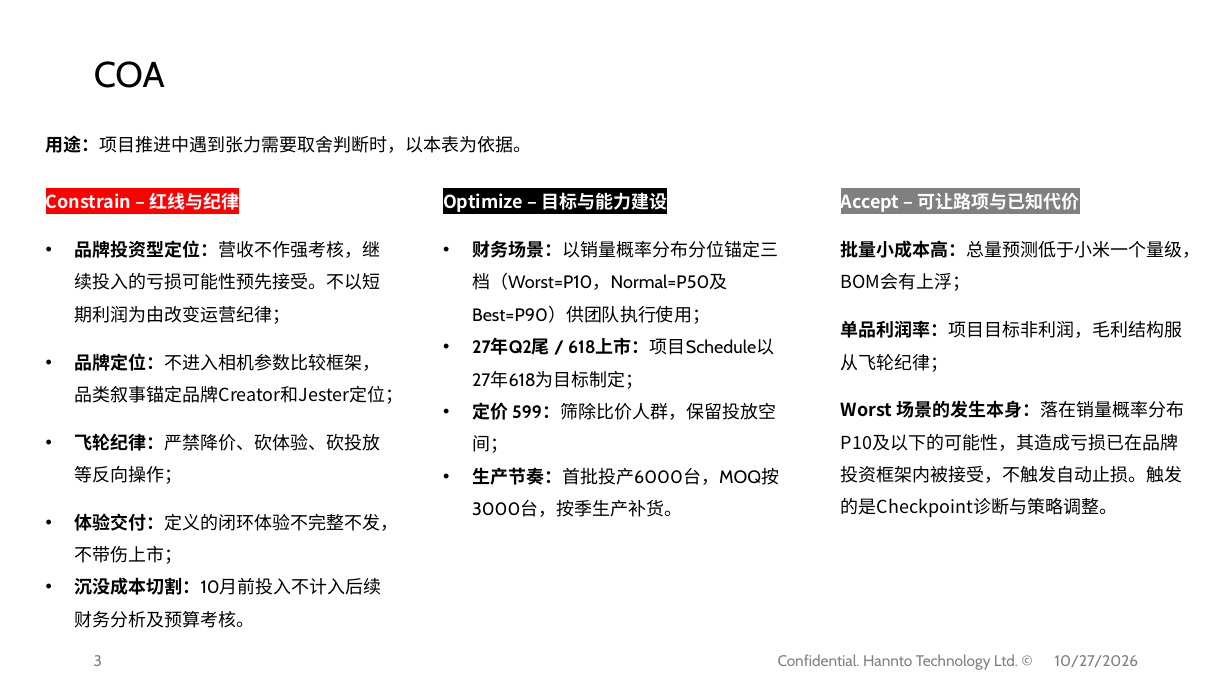
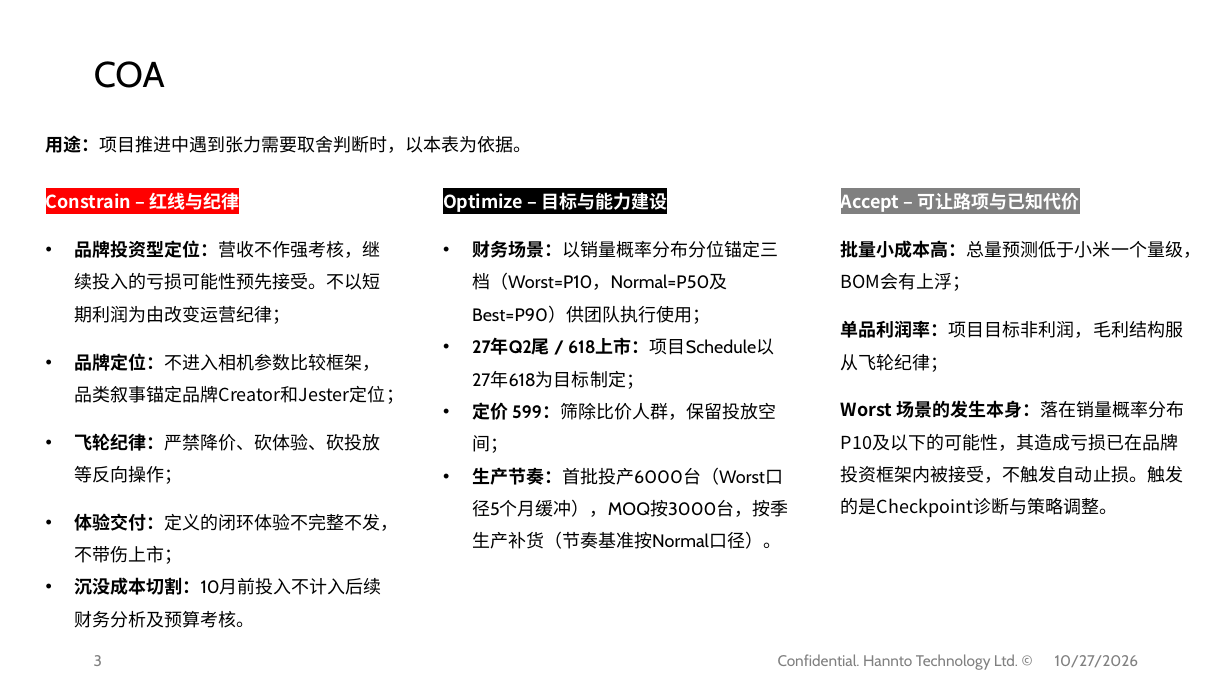
Before and after one commit to shengnanxiang/code_aiken, a slide deck: slide 3 of 极印版 aiken/AiKen_JY_SI^L0DO_261027.pptx. Drawn at 1232x693 pixels with LibreOffice and Linux fonts; fonts in the diff are those of the drawing; background and template pictures are left out. Boxes give left, top, right and bottom in pixels: in the first picture for what was removed or moved away, otherwise in the second. Text is boxed around its words. In the diff, an @@ line names an element or a change of style, - is before the commit and + after.

```diff
--- a/极印版 aiken/AiKen_JY_SI^L0DO_261027.pptx
+++ b/极印版 aiken/AiKen_JY_SI^L0DO_261027.pptx
@@ text at (472, 467, 789, 549): text changed @@
-• 生产节奏：首批投产6000台，MOQ按3000台，按季生产补货。
+• 生产节奏：首批投产6000台（Worst口径5个月缓冲），MOQ按3000台，按季生产补货（节奏基准按Normal口径）。
```
Also in this commit, not shown: 3 other slides changed, 3 slides added, 47 other files.
